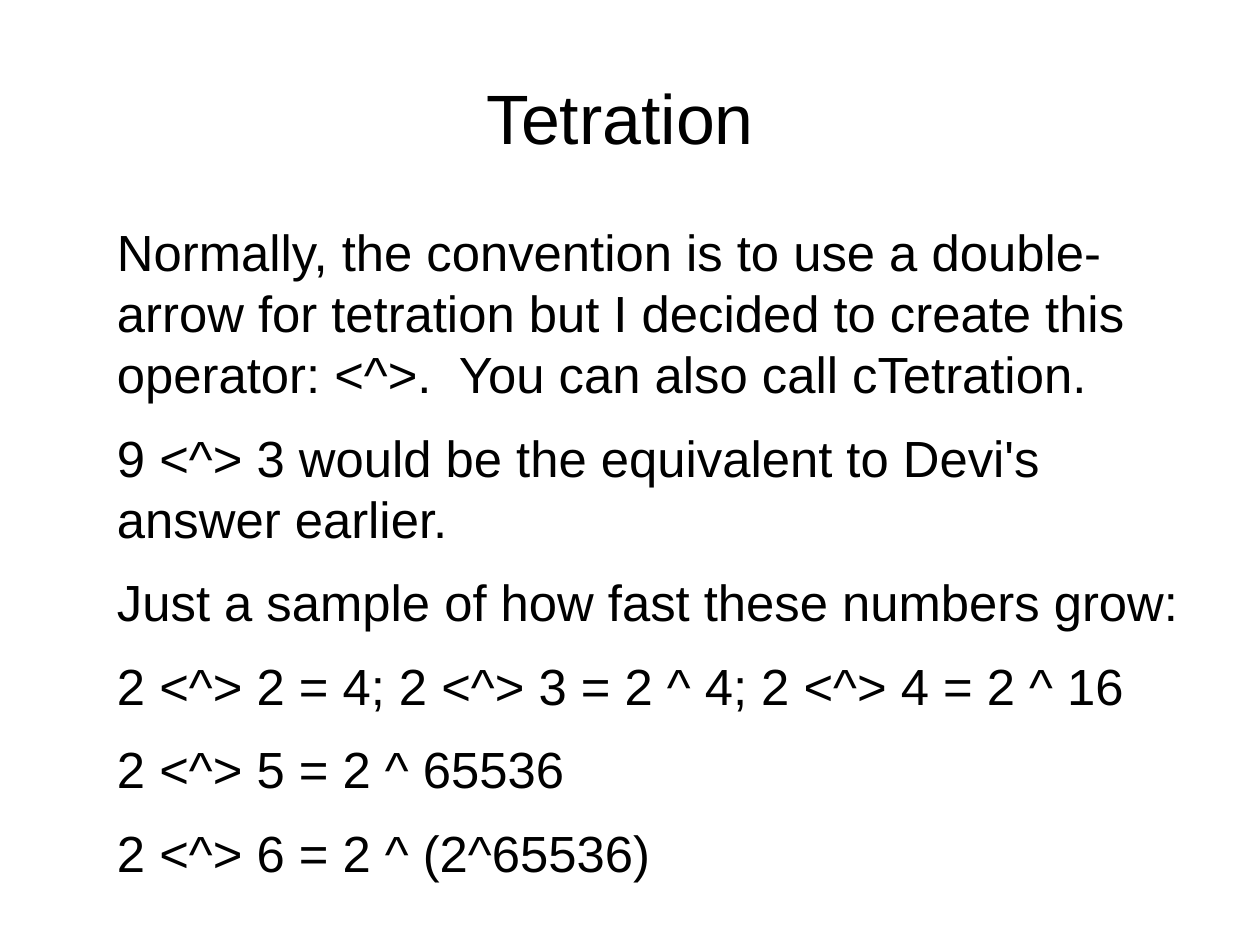
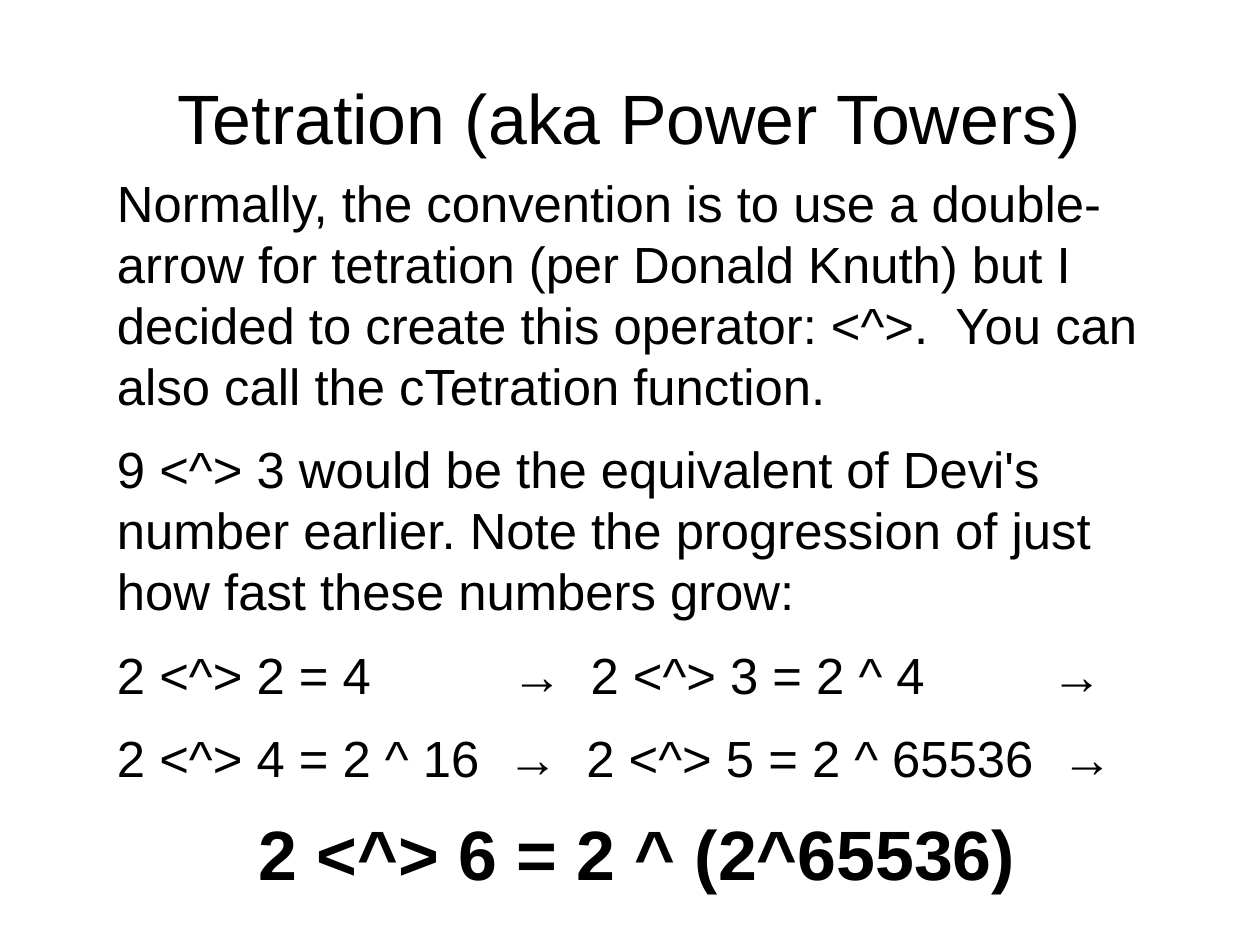
Before and after one commit to grandpascorpion/canon, a slide deck: slide 31 of goBigOrGoHome.odp (slide 28 before the commit). Drawn at 1260x945 pixels with LibreOffice and Linux fonts; fonts in the diff are those of the drawing. Boxes give left, top, right and bottom in pixels: in the first picture for what was removed or moved away, otherwise in the second. Text is boxed around its words. In the diff, an @@ line names an element or a change of style, - is before the commit and + after.

```diff
--- a/goBigOrGoHome.odp
+++ b/goBigOrGoHome.odp
@@ title at (178,93,1080,157): text changed @@
-Tetration
+Tetration (aka Power Towers)
@@ text "Normally, the convention is to ...": place and size @@
-text "Normally, the convention is to ..." at (117,234,1178,789)
+text "Normally, the convention is to ..." at (117,185,1137,893)
@@ text at (117,185,1137,778): text changed @@
-Normally, the convention is to use a double-arrow for tetration but I decided to create this operator: <^>. You can also call cTetration.
-9 <^> 3 would be the equivalent to Devi's answer earlier.
-Just a sample of how fast these numbers grow:
-2 <^> 2 = 4; 2 <^> 3 = 2 ^ 4; 2 <^> 4 = 2 ^ 16
-2 <^> 5 = 2 ^ 65536
+Normally, the convention is to use a double-arrow for tetration (per Donald Knuth) but I decided to create this operator: <^>. You can also call the cTetration function.
+9 <^> 3 would be the equivalent of Devi's number earlier. Note the progression of just how fast these numbers grow:
+2 <^> 2 = 4 → 2 <^> 3 = 2 ^ 4 →
+2 <^> 4 = 2 ^ 16 → 2 <^> 5 = 2 ^ 65536 →
@@ text at (259,829,1015,893): size 32 to 44 pt, bold on in "2 <^> 6 = 2 ^ (2^65536)"; alignment left to centre @@
```
Also in this commit, not shown: 40 other slides changed, 11 slides added, 1 other file.
